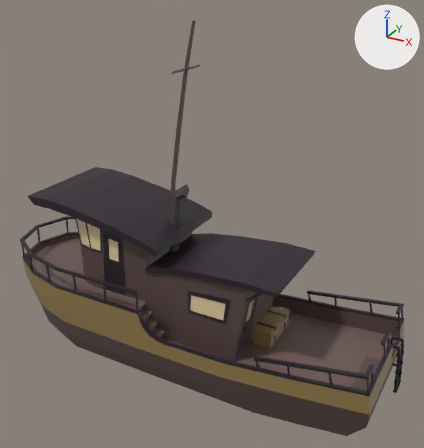
A saved change to the glTF model Resources/Models/EmptyBoat1_a4_GD.glb.
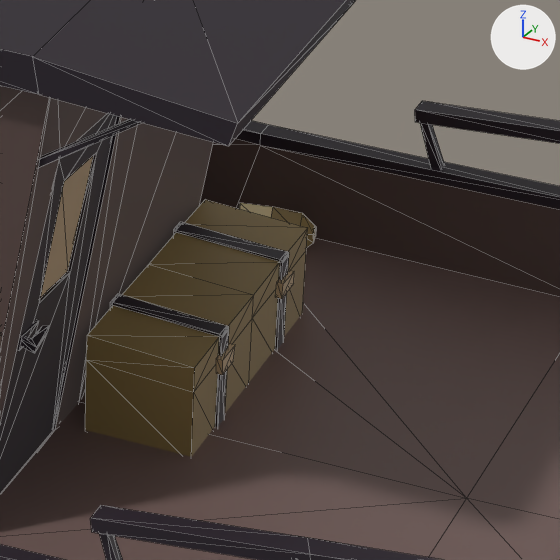
The first picture shows the older version from a 50 mm lens placed at (12.4, -19.4, 15.8), pointed at (1.5, 0.4, 5.9). The close-ups show both versions on the part from 56% to 78% of the width and 61% to 82% of the height of that picture; other places that the commit changed are outside them. Arrows for +X, +Y and +Z are at upper right; the lights stay in place. The close-ups show mesh edges as thin lines. Where no turn or scale is listed for an object, it has been applied to the vertices. Vertices at the same position are counted once.

The first close-up shows 'Boat_Body', 'Boat_Door2', 'Buoy3', 'Chest'.
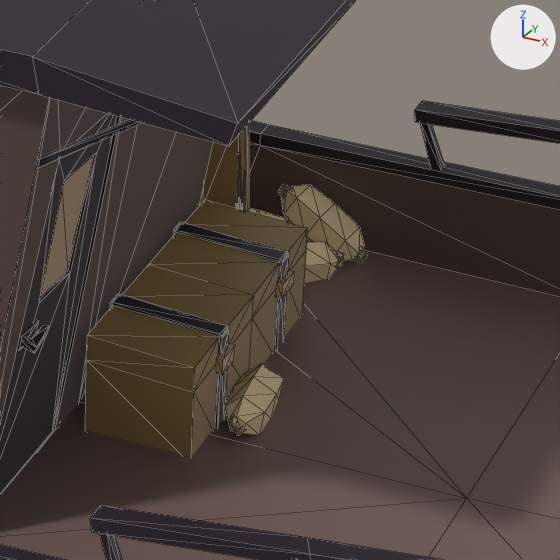
Where the newer file only moved an object's origin or applied its transform, the numbers keep the older frame.

Location of each change, [x1, y1, x2, y2] in pixels of the close-ups (560 x 560 px):
```json
{"object": "Buoy3", "change": "reshaped, moved, turned", "before": [239, 203, 316, 248], "after": [224, 184, 367, 435]}
{"object": "BeachChairFolded2", "change": "added", "after": [199, 123, 249, 211], "on screen": "brown", "faces in mat_m_green1_015 (brown #917a4b)": [203, 135, 239, 208], "faces in mat_m_tan_011 (beige #c0a683)": [237, 123, 249, 211]}
{"part": 1, "of": "me_cube_058", "change": "built on", "before": [239, 203, 316, 248], "after": [249, 184, 367, 283]}
{"part": 2, "of": "me_cube_058", "change": "added", "after": [224, 363, 284, 435], "on screen": "brown"}
```

The change, as JSON lines over the scene's bpy script:
```json
{"op": "add", "block": "mat_m_tan_011", "code": ["mat_m_tan_011 = principled_material('M_Tan.011')", "mat_m_tan_011.base_color = (0.527, 0.381, 0.227)  # beige #c0a683"]}
{"op": "add", "block": "mat_m_lightgreen_003", "code": ["mat_m_lightgreen_003 = principled_material('M_LightGreen.003')", "mat_m_lightgreen_003.base_color = (0.434, 0.314, 0.159)  # brown #b0986f"]}
{"block": "me_cube_058", "where": "# used by ob_buoy3; location = (3.871, 2.483, 1.26); rotation_euler = (-1.528, -0.00906, -1.361), in degrees (-88, -0.5, -78); scale = (1.37, 1.37, 1.37)"}
{"op": "remove", "block": "me_cube_058", "code": "me_cube_058.from_pydata(...)  # 40 vertices, 76 faces; spans x -0.111..0.123, y -0.12..0.11, z 0.0..0.418"}
{"op": "remove", "block": "me_cube_058", "code": "me_cube_058.materials.append(mat_m_green1_015)  # brown #917a4b"}
{"op": "add", "block": "me_cube_058", "code": "me_cube_058.from_pydata(...)  # 248 vertices, 448 faces; spans x -0.172..1.878, y -0.253..0.12, z -0.13..0.871"}
{"block": "me_cube_058", "change": "me_cube_058 part 1: 40 vertices removed from x -0.111..0.123, y -0.12..0.11, z 0.0..0.418; 186 vertices added at x -0.172..0.46, y -0.253..0.12, z -0.13..0.809"}
{"block": "me_cube_058", "change": "me_cube_058 part 2: 62 vertices added at x 1.288..1.878, y -0.113..0.111, z 0.639..0.871"}
{"op": "add", "block": "me_cube_093", "code": ["me_cube_093 = bpy.data.meshes.new('Cube.093')", "me_cube_093.from_pydata(...)  # 120 vertices, 204 faces; spans x -0.48..0.44, y -0.15..0.15, z -0.14..1.52", "# faces by material slot: [96, 80, 28]", "me_cube_093.materials.append(mat_m_tan_011)  # beige #c0a683", "me_cube_093.materials.append(mat_m_green1_015)  # brown #917a4b", "me_cube_093.materials.append(mat_m_lightgreen_003)  # brown #b0986f"]}
{"op": "set", "path": "ob_buoy3.location", "old": "(3.871, 2.483, 1.26)", "new": "(3.771, 2.479, 1.256)"}
{"op": "set", "path": "ob_buoy3.rotation_euler", "old": "(-1.528, -0.00906, -1.361)", "new": "(-1.527, -0.00153, -1.536)", "note": "degrees (-88, -0.5, -78) -> degrees (-87, -0.1, -88)"}
{"op": "add", "block": "ob_beachchairfolded2", "code": ["ob_beachchairfolded2 = bpy.data.objects.new('BeachChairFolded2', me_cube_093)", "ob_beachchairfolded2.location = (3.701, 1.94, 1.185)"]}
```
